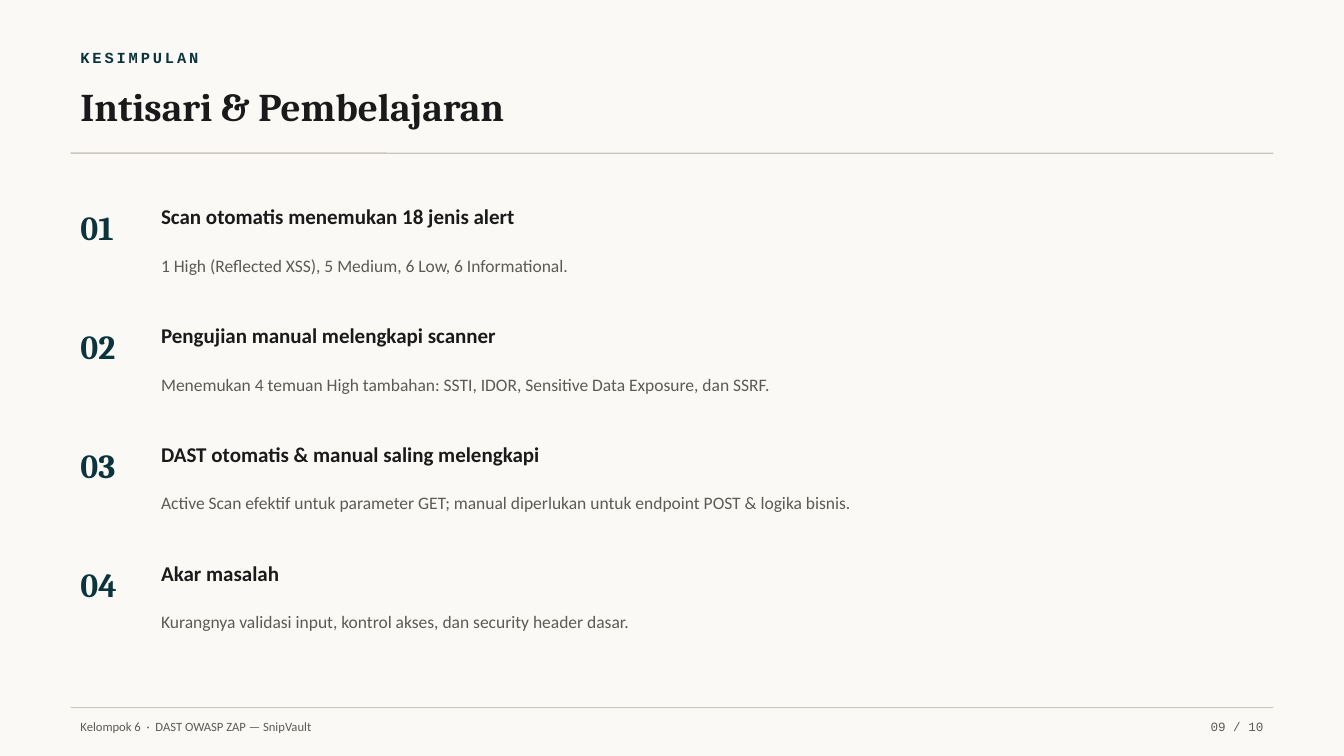
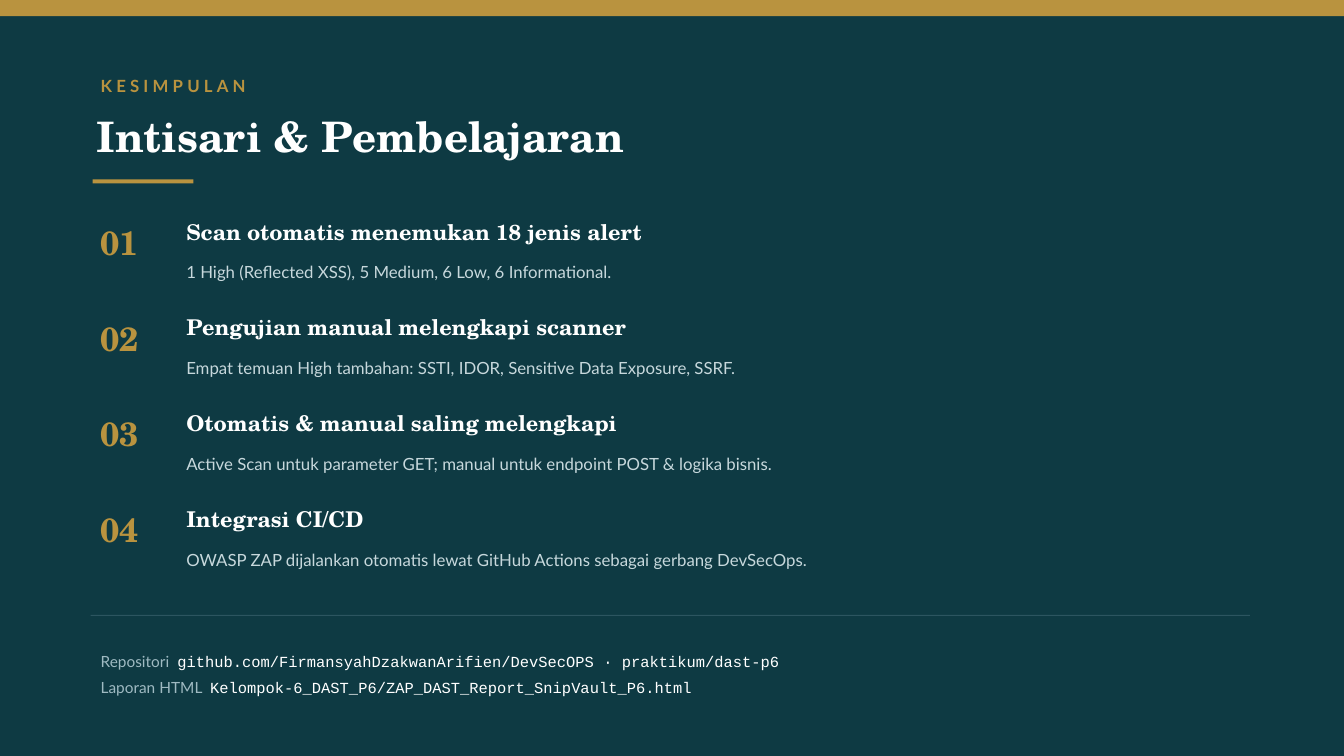
Before and after one commit to FirmansyahDzakwanArifien/DevSecOPS, a slide deck: slide 13 of Kelompok-6_DAST_P6/Kelompok-6_DAST_P6_Presentasi.pptx (slide 9 before the commit). Drawn at 1344x756 pixels with LibreOffice and Linux fonts; fonts in the diff are those of the drawing. Boxes give left, top, right and bottom in pixels: in the first picture for what was removed or moved away, otherwise in the second. Text is boxed around its words. In the diff, an @@ line names an element or a change of style, - is before the commit and + after.

Commit message:
style: redesain slide DAST (Georgia Pro + Segoe UI), tambah capture & slide GitHub Actions ZAP

```diff
--- a/Kelompok-6_DAST_P6/Kelompok-6_DAST_P6_Presentasi.pptx
+++ b/Kelompok-6_DAST_P6/Kelompok-6_DAST_P6_Presentasi.pptx
@@ background #FAF9F6 to #0E3A43 @@
@@ rectangle added at [0, 0, 1344, 16], fill #B9933F @@
@@ text "KESIMPULAN": place and size @@
-text "KESIMPULAN" at [80, 52, 198, 63]
+text "KESIMPULAN" at [101, 80, 246, 92]
@@ text "KESIMPULAN" at [101, 80, 246, 92]: size 11 to 12 pt, font Courier New to Lato, text colour #0C343D to #B9933F, letter spacing 2 to 3 pt @@
@@ text "Intisari & Pembelajaran": place and size @@
-text "Intisari & Pembelajaran" at [80, 93, 504, 130]
+text "Intisari & Pembelajaran" at [97, 121, 624, 161]
@@ text "Intisari & Pembelajaran" at [97, 121, 624, 161]: size 28 to 30 pt, font Cambria to TeX Gyre Schola, text colour #1A1A1A to #FFFFFF @@
@@ line removed from (71, 153) to (1273, 153) @@
@@ rectangle added at [93, 179, 194, 184], fill #B9933F @@
@@ text "01": place and size @@
-text "01" at [80, 217, 113, 241]
+text "01" at [101, 231, 140, 256]
@@ text "Scan otomatis menemukan 18 jenis ..." at [186, 224, 641, 245]: size 15 to 15.5 pt, font Calibri to TeX Gyre Schola, text colour #1A1A1A to #FFFFFF @@
@@ text "Scan otomatis menemukan 18 jenis ...": place and size @@
-text "Scan otomatis menemukan 18 jenis ..." at [161, 209, 515, 228]
+text "Scan otomatis menemukan 18 jenis ..." at [186, 224, 641, 245]
@@ text "1 High (Reflected XSS), 5 ...": place and size @@
-text "1 High (Reflected XSS), 5 ..." at [161, 259, 568, 275]
+text "1 High (Reflected XSS), 5 ..." at [186, 265, 612, 281]
@@ text "1 High (Reflected XSS), 5 ..." at [186, 265, 612, 281]: size 12.5 to 12 pt, font Calibri to Lato, text colour #5B5B55 to #C7D8DC; line spacing 1.1 to 1 @@
@@ text "02": place and size @@
-text "02" at [80, 336, 115, 360]
+text "02" at [101, 327, 140, 352]
@@ text "Pengujian manual melengkapi scanner": place and size @@
-text "Pengujian manual melengkapi scanner" at [161, 328, 496, 347]
+text "Pengujian manual melengkapi scanner" at [186, 319, 626, 340]
@@ text "Pengujian manual melengkapi scanner" at [186, 319, 626, 340]: size 15 to 15.5 pt, font Calibri to TeX Gyre Schola, text colour #1A1A1A to #FFFFFF @@
@@ text at [186, 361, 735, 377]: text changed; size 12.5 to 12 pt; font Calibri to Lato; text colour #5B5B55 to #C7D8DC @@
-Menemukan 4 temuan High tambahan: SSTI, IDOR, Sensitive Data Exposure, dan SSRF.
+Empat temuan High tambahan: SSTI, IDOR, Sensitive Data Exposure, SSRF.
@@ text "03": place and size @@
-text "03" at [80, 455, 115, 479]
+text "03" at [101, 422, 140, 447]
@@ text at [186, 415, 617, 436]: text changed; size 15 to 15.5 pt; font Calibri to TeX Gyre Schola; text colour #1A1A1A to #FFFFFF @@
-DAST otomatis & manual saling melengkapi
+Otomatis & manual saling melengkapi
@@ text at [186, 457, 771, 473]: text changed; size 12.5 to 12 pt; font Calibri to Lato; text colour #5B5B55 to #C7D8DC @@
-Active Scan efektif untuk parameter GET; manual diperlukan untuk endpoint POST & logika bisnis.
+Active Scan untuk parameter GET; manual untuk endpoint POST & logika bisnis.
@@ font Cambria to TeX Gyre Schola, text colour #0C343D to #B9933F in 4 elements at [101, 327, 140, 352], [101, 231, 140, 256], [101, 422, 140, 447], [101, 518, 140, 543] @@
@@ text "04": place and size @@
-text "04" at [80, 574, 117, 598]
+text "04" at [101, 518, 140, 543]
@@ text added at [186, 511, 363, 532], 15.5 pt, text #FFFFFF, bold @@
+Integrasi CI/CD
@@ text removed at [161, 566, 279, 581] @@
-Akar masalah
@@ text added at [186, 553, 807, 569], 12 pt, text #C7D8DC @@
+OWASP ZAP dijalankan otomatis lewat GitHub Actions sebagai gerbang DevSecOps.
@@ rectangle added at [91, 615, 1250, 616], fill #2C5560 @@
@@ text removed at [161, 616, 628, 631] @@
-Kurangnya validasi input, kontrol akses, dan security header dasar.
@@ text added at [101, 656, 779, 697], 11 pt, text #FFFFFF @@
+Repositori github.com/FirmansyahDzakwanArifien/DevSecOPS · praktikum/dast-p6
+Laporan HTML Kelompok-6_DAST_P6/ZAP_DAST_Report_SnipVault_P6.html
@@ line removed from (71, 708) to (1273, 708) @@
@@ text removed at [80, 722, 311, 733] @@
-Kelompok 6 · DAST OWASP ZAP — SnipVault
@@ text removed at [1211, 722, 1263, 731] @@
-09 / 10
```
Also in this commit, not shown: 8 other slides changed, 4 slides added, 1 slide removed.
